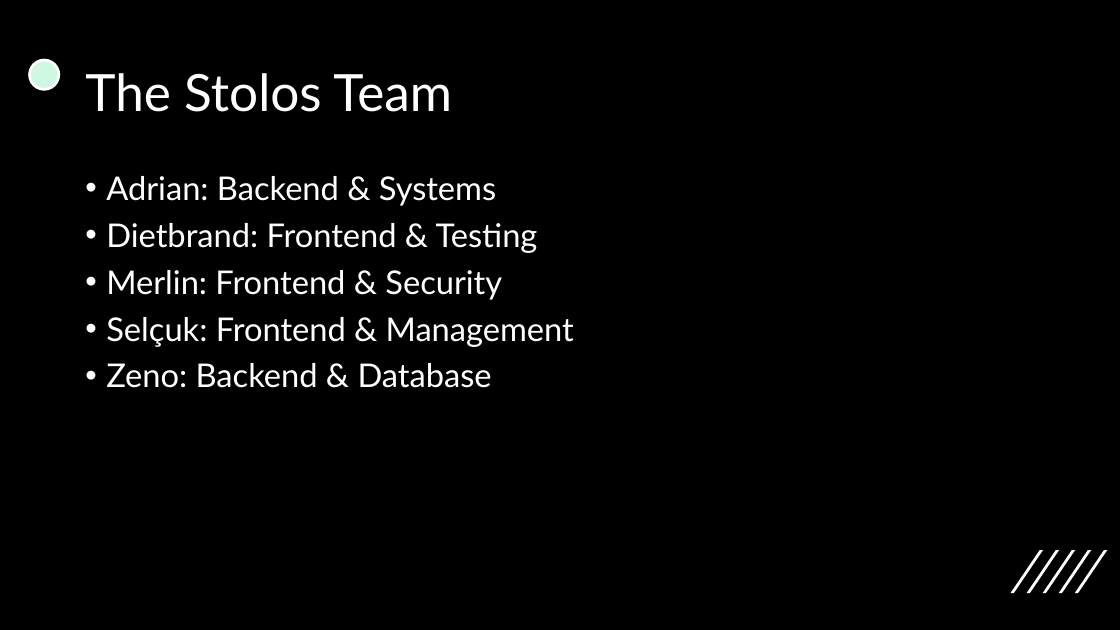
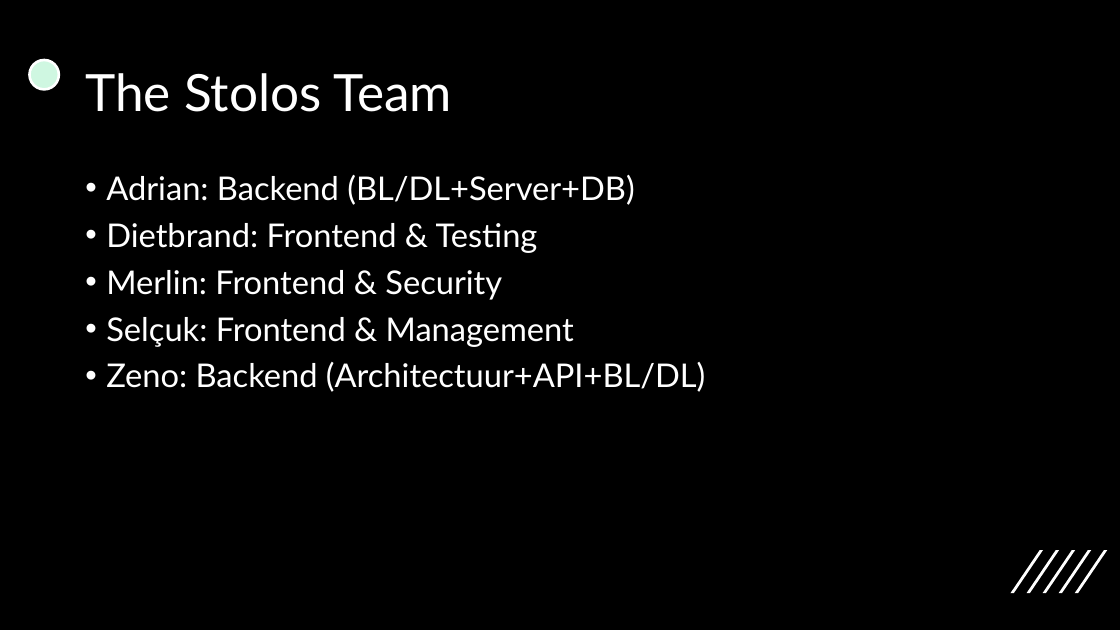
Before and after one commit to slck98/Stolos, a slide deck: slide 2 of docs/tussentijdse_presentatie.pptx. Drawn at 1120x630 pixels with LibreOffice and Linux fonts; fonts in the diff are those of the drawing. Boxes give left, top, right and bottom in pixels: in the first picture for what was removed or moved away, otherwise in the second. Text is boxed around its words. In the diff, an @@ line names an element or a change of style, - is before the commit and + after.

Commit message:
PPT update (backend responsibilites)

```diff
--- a/docs/tussentijdse_presentatie.pptx
+++ b/docs/tussentijdse_presentatie.pptx
@@ text at (106,175,634,205): text changed @@
-• Adrian: Backend & Systems
+• Adrian: Backend (BL/DL+Server+DB)
@@ text at (106,362,705,392): text changed @@
-• Zeno: Backend & Database
+• Zeno: Backend (Architectuur+API+BL/DL)
```
